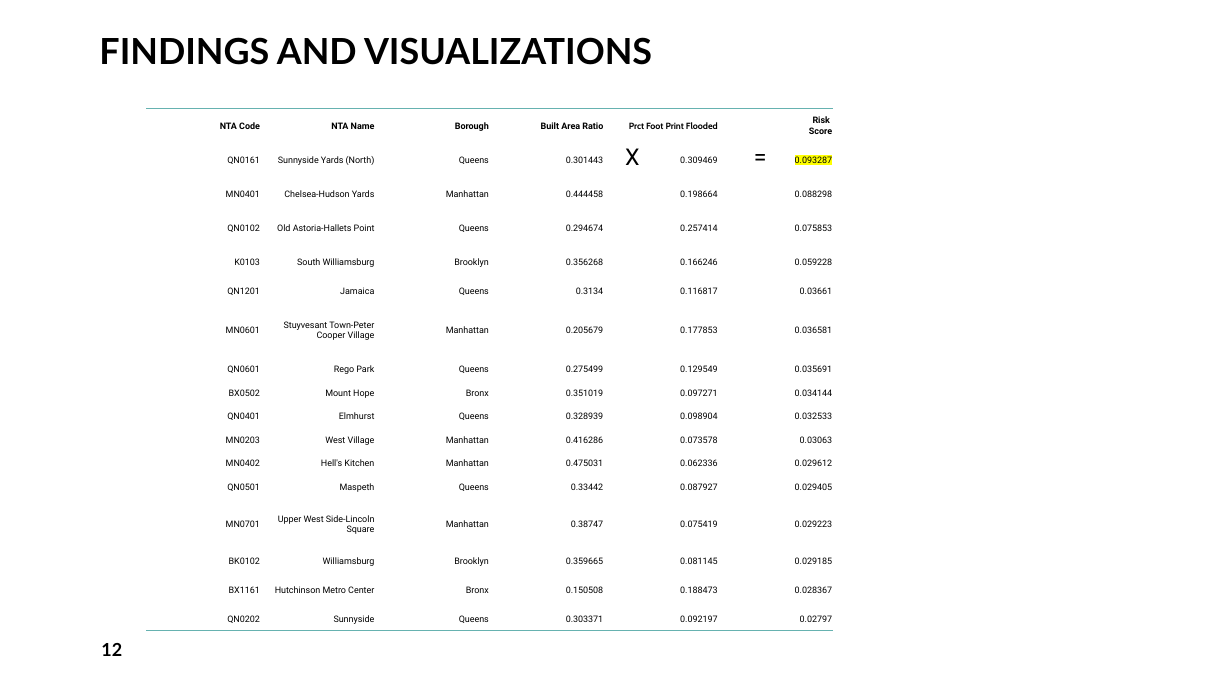
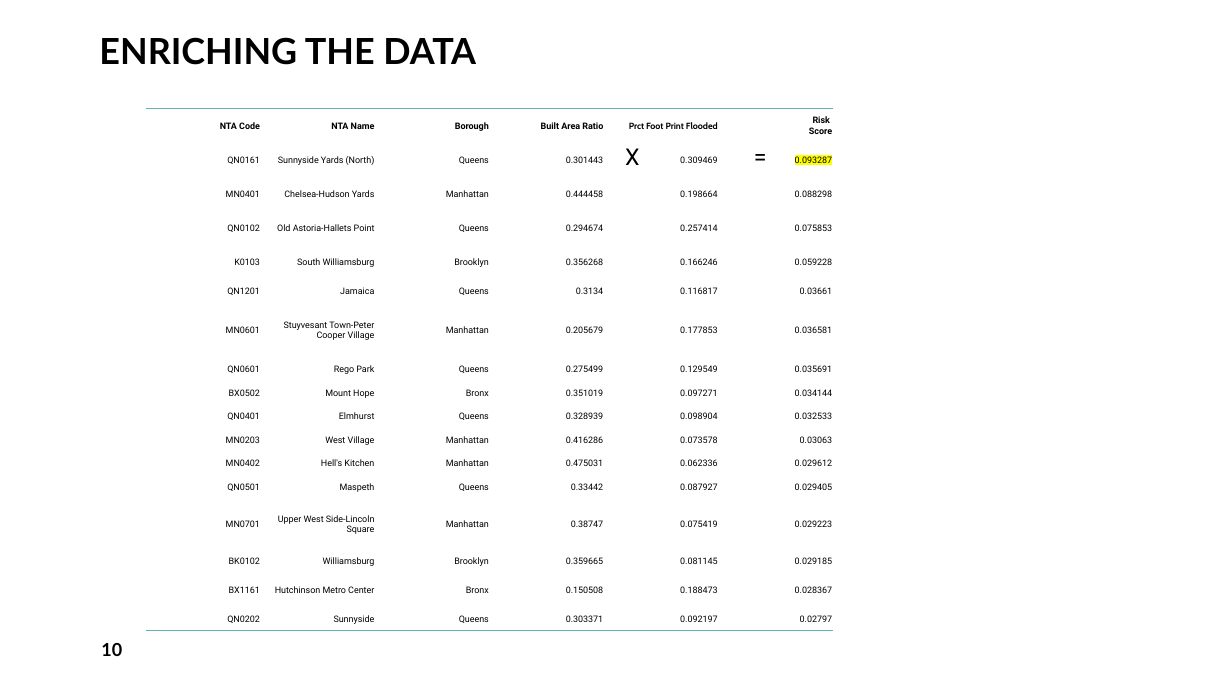
Before and after one commit to rowens2025/nyc-urban-built-floodzone-planimetrics, a slide deck: slide 10 of docs/slides/NYC P1 Slides.pptx (slide 12 before the commit). Drawn at 1232x693 pixels with LibreOffice and Linux fonts; fonts in the diff are those of the drawing. Boxes give left, top, right and bottom in pixels: in the first picture for what was removed or moved away, otherwise in the second. Text is boxed around its words. In the diff, an @@ line names an element or a change of style, - is before the commit and + after.

```diff
--- a/docs/slides/NYC P1 Slides.pptx
+++ b/docs/slides/NYC P1 Slides.pptx
@@ title at (99, 37, 476, 65): text changed @@
-FINDINGS AND VISUALIZATIONS
+ENRICHING THE DATA
@@ page number at (101, 643, 122, 656): text changed @@
-12
+10
```
Also in this commit, not shown: 5 other slides changed, 3 other files.
